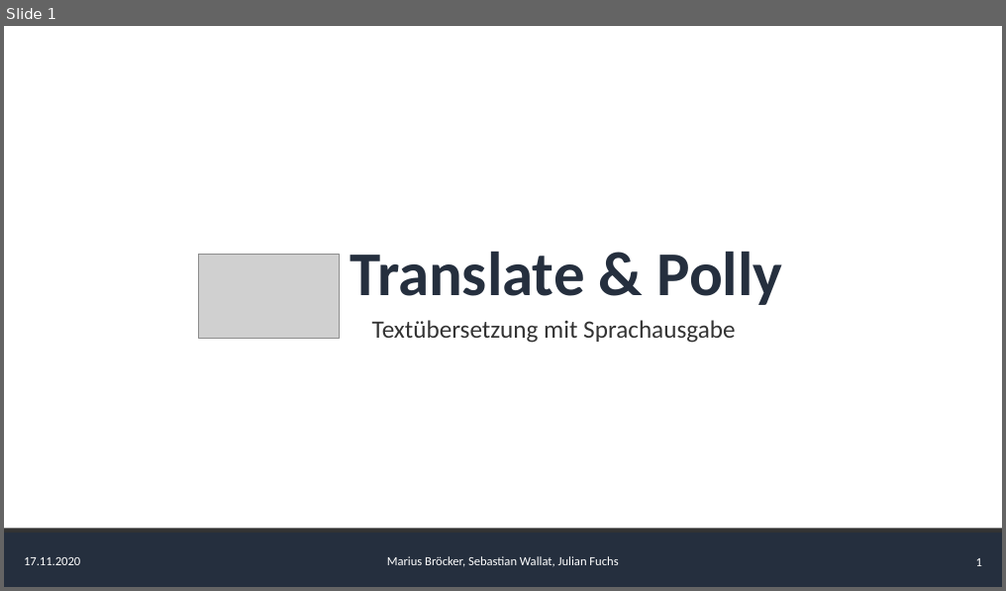
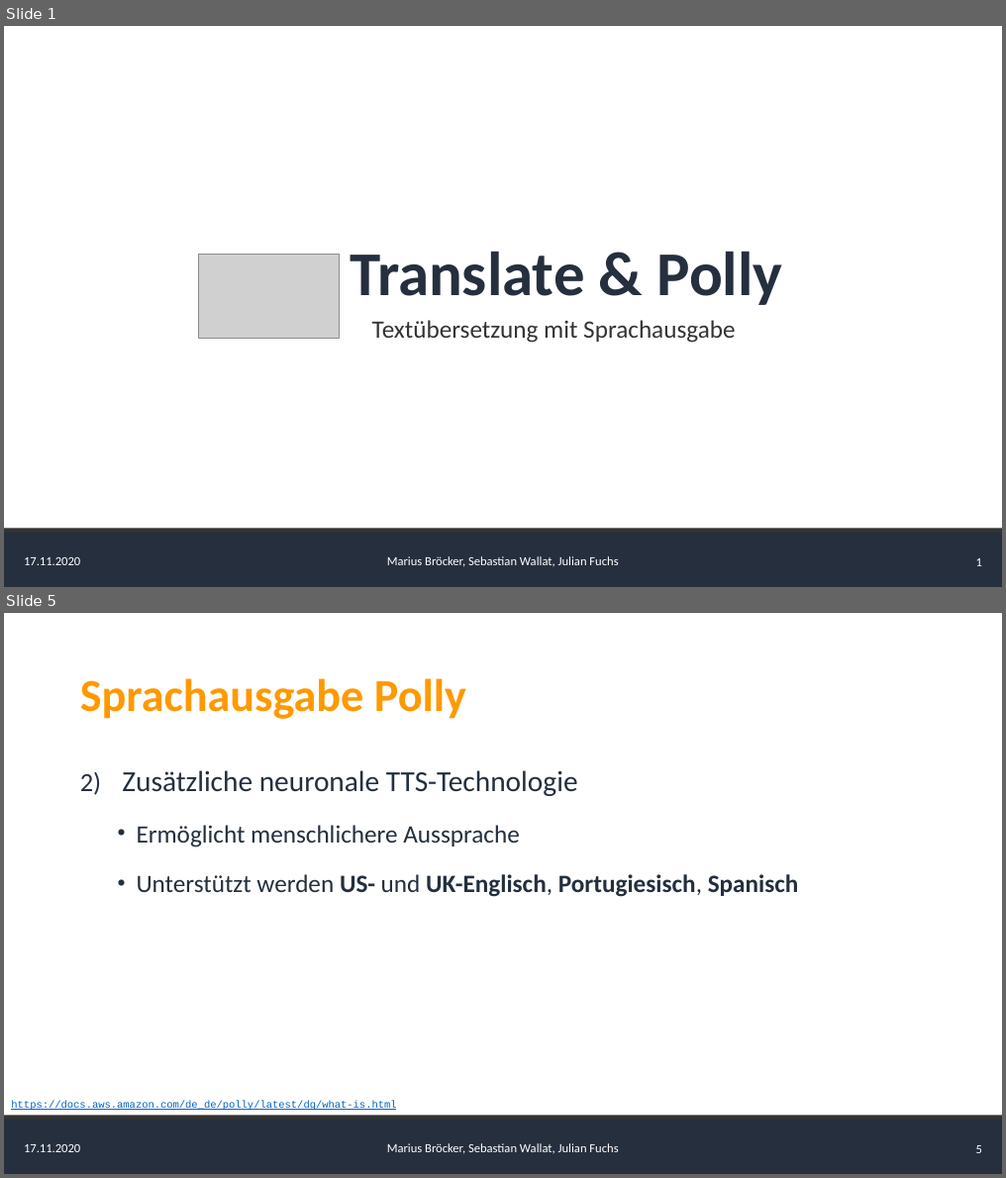
Before and after one commit to AlgorithmicEntropy/AWS_Translate_Polly, a slide deck: presentation/Presentation.pptx. Shown one above the other, each under a label of ours: slide 1 before the commit, slides 1 and 5 after it; the slides between them are not shown. The pictures are 1006x591 and 1006x1178 pixels, drawn with LibreOffice and Linux fonts; fonts in the diff are those of the drawing; grey boxes stand for pictures. Boxes give left, top, right and bottom in pixels: in the first picture for what was removed or moved away, otherwise in the second. Text is boxed around its words. In the diff, an @@ line names an element or a change of style, - is before the commit and + after.

Commit message:
first draft, pages about polly and translate

```diff
--- a/presentation/Presentation.pptx
+++ b/presentation/Presentation.pptx
@@ slide 5 added at (4, 613, 1002, 1174), background #FFFFFF; not listed: 5 template elements that a slide beside it also shows @@
@@ title added at (80, 678, 466, 719), 44 pt, text #FF9900, bold @@
+Sprachausgabe Polly
@@ text added at (122, 770, 799, 897), 24 pt, text #232F3E @@
+2) Zusätzliche neuronale TTS-Technologie
+  • Ermöglicht menschlichere Aussprache
+  • Unterstützt werden US- und UK-Englisch, Portugiesisch, Spanisch
@@ text added at (11, 1100, 396, 1110), 10 pt, text #0563C1, underline @@
+https://docs.aws.amazon.com/de_de/polly/latest/dg/what-is.html
```
Also in this commit, not shown: 4 other slides added.
